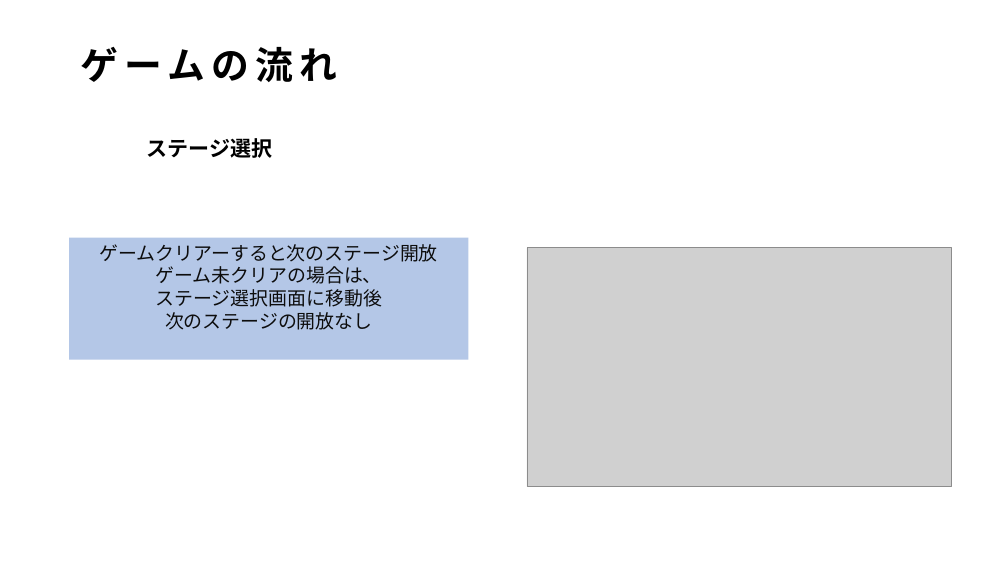
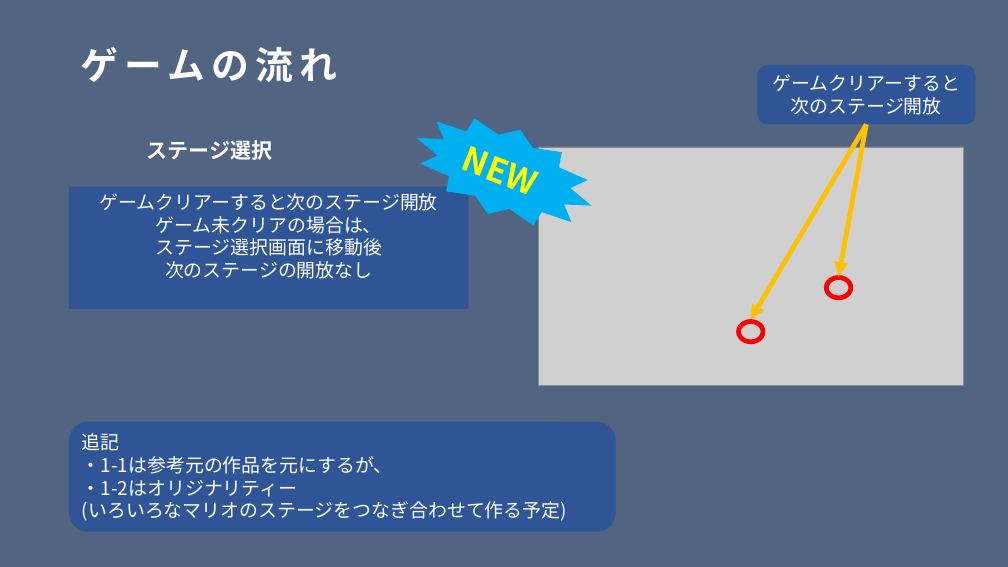
Before and after one commit to kiryo06/GameKiryo3, a slide deck: slide 4 of 課題11月1から開始/ゲーム制作2D.pptx. Drawn at 1008x567 pixels with LibreOffice and Linux fonts; fonts in the diff are those of the drawing; grey boxes stand for pictures. Boxes give left, top, right and bottom in pixels: in the first picture for what was removed or moved away, otherwise in the second. Text is boxed around its words. In the diff, an @@ line names an element or a change of style, - is before the commit and + after.

```diff
--- a/課題11月1から開始/ゲーム制作2D.pptx
+++ b/課題11月1から開始/ゲーム制作2D.pptx
@@ background #FFFFFF to #526582 @@
@@ text "ゲームの流れ" at (81, 47, 338, 82): text colour #000000 to #FFFFFF @@
@@ rounded rectangle added at (758, 65, 976, 124), fill #2F5597, 18 pt, text #FFFFFF @@
+ゲームクリアーすると次のステージ開放
@@ star added at (401, 95, 608, 248), fill #00B0F0, 32 pt, text #FFFF00, bold @@
+NEW
@@ text "ステージ選択" at (146, 140, 272, 160): text colour #000000 to #FFFFFF @@
@@ picture: place and size @@
-picture at (527, 248, 952, 487)
+picture at (538, 147, 963, 386)
@@ arrow added from (867, 125) to (751, 319), #FFC000 4.5 pt @@
@@ arrow added from (867, 125) to (839, 277), #FFC000 4.5 pt @@
@@ rectangle "ゲームクリアーすると次のステージ開放": place and size @@
-rectangle "ゲームクリアーすると次のステージ開放" at (70, 237, 469, 360)
+rectangle "ゲームクリアーすると次のステージ開放" at (70, 187, 469, 309)
@@ rectangle "ゲームクリアーすると次のステージ開放" at (70, 187, 469, 309): text colour #0D0D0D to #FFFFFF; fill #B4C7E7 to #2F5597 @@
@@ ellipse added at (827, 278, 851, 298), outline #FF0000 4.5 pt @@
@@ ellipse added at (739, 321, 763, 342), outline #FF0000 4.5 pt @@
@@ rounded rectangle added at (70, 422, 616, 532), fill #2F5597, 18 pt, text #FFFFFF @@
+追記
+・1-1は参考元の作品を元にするが、
+・1-2はオリジナリティー
+(いろいろなマリオのステージをつなぎ合わせて作る予定)
```
Also in this commit, not shown: 4 other slides changed, 1 slide added.
